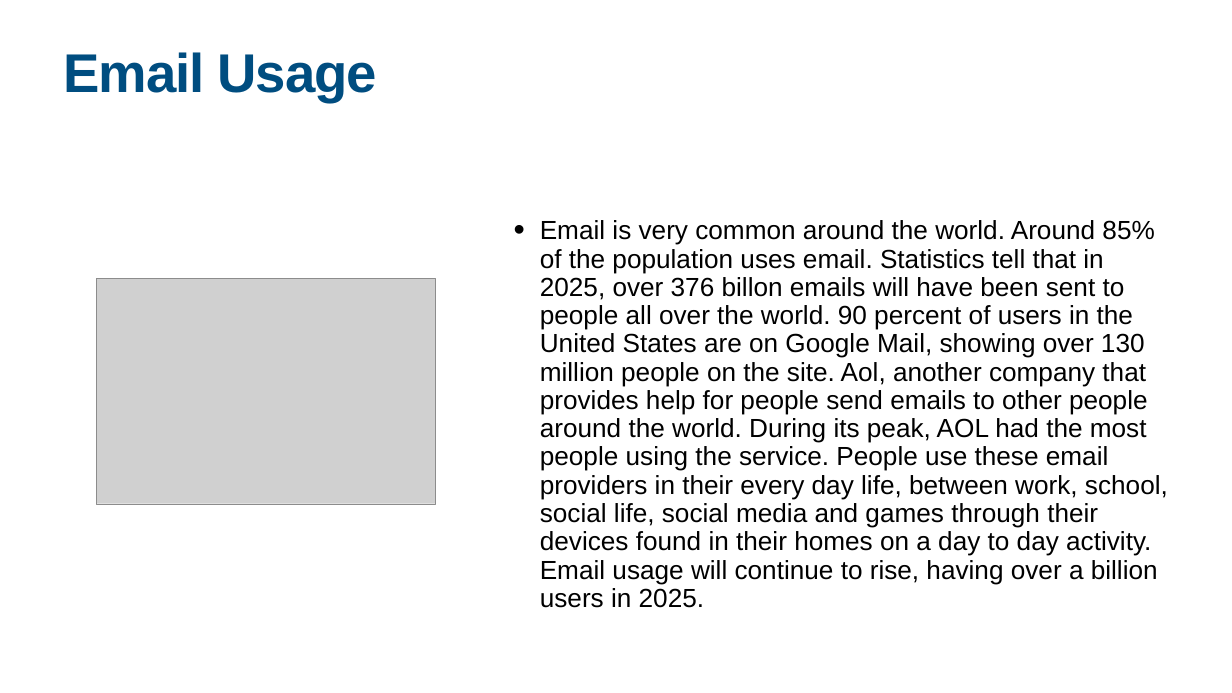
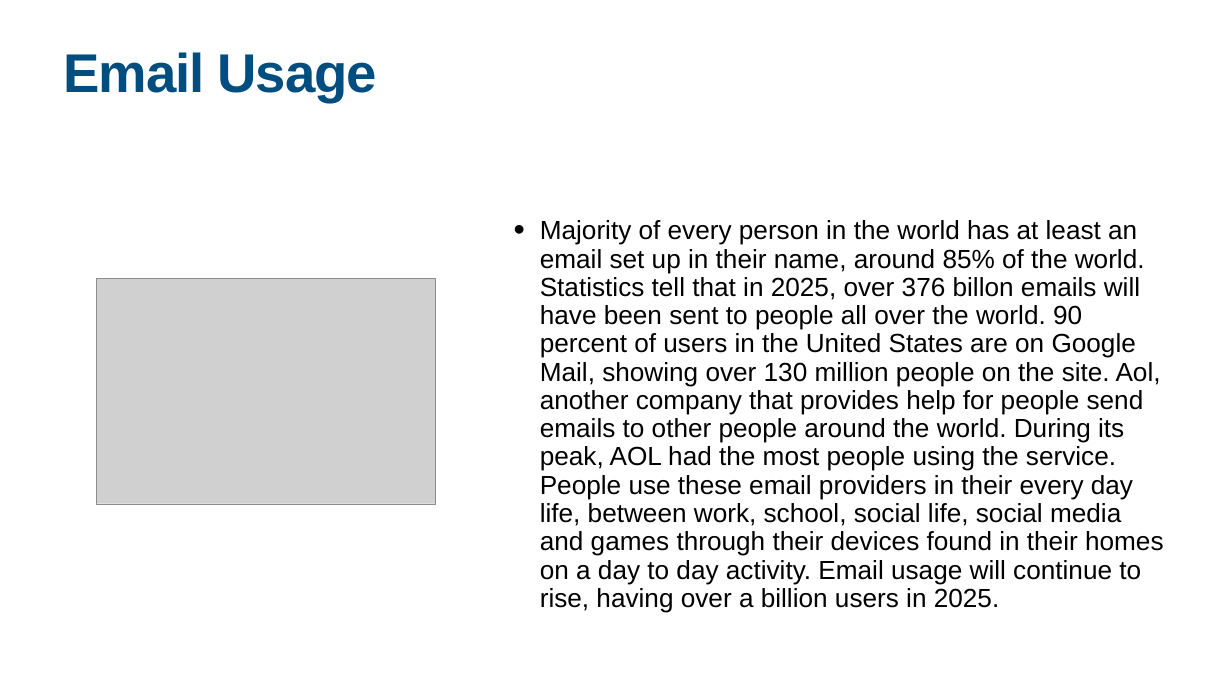
Before and after one commit to Jake-guerrero/Email-Usage, a slide deck: slide 2 of Email Usage.pptx. Drawn at 1232x693 pixels with LibreOffice and Linux fonts; fonts in the diff are those of the drawing; grey boxes stand for pictures. Boxes give left, top, right and bottom in pixels: in the first picture for what was removed or moved away, otherwise in the second. Text is boxed around its words. In the diff, an @@ line names an element or a change of style, - is before the commit and + after.

```diff
--- a/Email Usage.pptx
+++ b/Email Usage.pptx
@@ text at bbox=[540, 220, 1164, 613]: text changed @@
-• Email is very common around the world. Around 85% of the population uses email. Statistics tell that in 2025, over 376 billon emails will have been sent to people all over the world. 90 percent of users in the United States are on Google Mail, showing over 130 million people on the site. Aol, another company that provides help for people send emails to other people around the world. During its peak, AOL had the most people using the service. People use these email providers in their every day life, between work, school, social life, social media and games through their devices found in their homes on a day to day activity. Email usage will continue to rise, having over a billion users in 2025.
+• Majority of every person in the world has at least an email set up in their name, around 85% of the world. Statistics tell that in 2025, over 376 billon emails will have been sent to people all over the world. 90 percent of users in the United States are on Google Mail, showing over 130 million people on the site. Aol, another company that provides help for people send emails to other people around the world. During its peak, AOL had the most people using the service. People use these email providers in their every day life, between work, school, social life, social media and games through their devices found in their homes on a day to day activity. Email usage will continue to rise, having over a billion users in 2025.
```
Also in this commit, not shown: 3 other slides changed, 2 other files.
